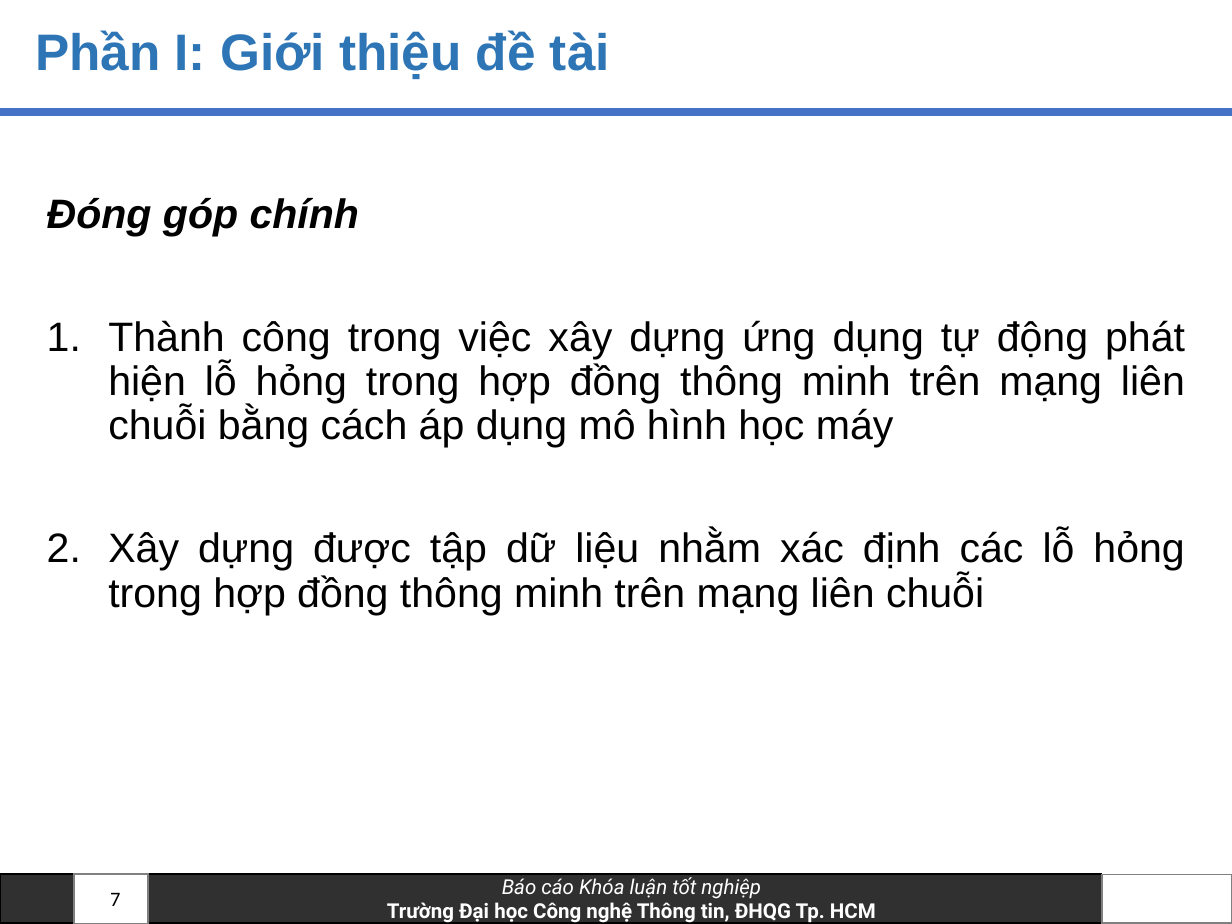
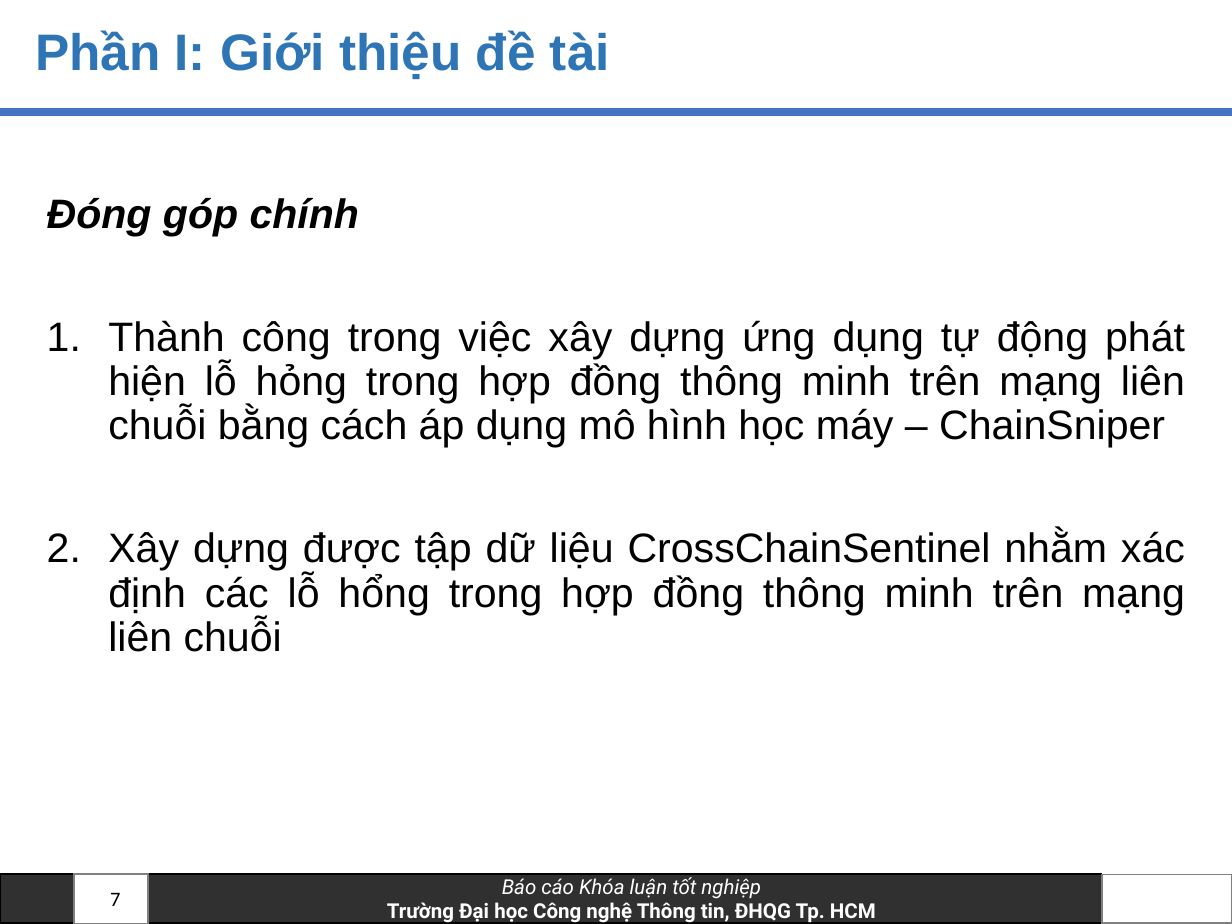
Before and after one commit to anhkiet1227/NT505_Thesis, a slide deck: slide 7 of Slide_20520605_VoAnhKiet.pptx. Drawn at 1232x924 pixels with LibreOffice and Linux fonts; fonts in the diff are those of the drawing; background and template pictures are left out. Boxes give left, top, right and bottom in pixels: in the first picture for what was removed or moved away, otherwise in the second. Text is boxed around its words. In the diff, an @@ line names an element or a change of style, - is before the commit and + after.

```diff
--- a/Slide_20520605_VoAnhKiet.pptx
+++ b/Slide_20520605_VoAnhKiet.pptx
@@ text at (108, 320, 1185, 652): text changed @@
-1. Thành công trong việc xây dựng ứng dụng tự động phát hiện lỗ hỏng trong hợp đồng thông minh trên mạng liên chuỗi bằng cách áp dụng mô hình học máy
-2. Xây dựng được tập dữ liệu nhằm xác định các lỗ hỏng trong hợp đồng thông minh trên mạng liên chuỗi
+1. Thành công trong việc xây dựng ứng dụng tự động phát hiện lỗ hỏng trong hợp đồng thông minh trên mạng liên chuỗi bằng cách áp dụng mô hình học máy – ChainSniper
+2. Xây dựng được tập dữ liệu CrossChainSentinel nhằm xác định các lỗ hổng trong hợp đồng thông minh trên mạng liên chuỗi
```
Also in this commit, not shown: 1 other slide changed.
